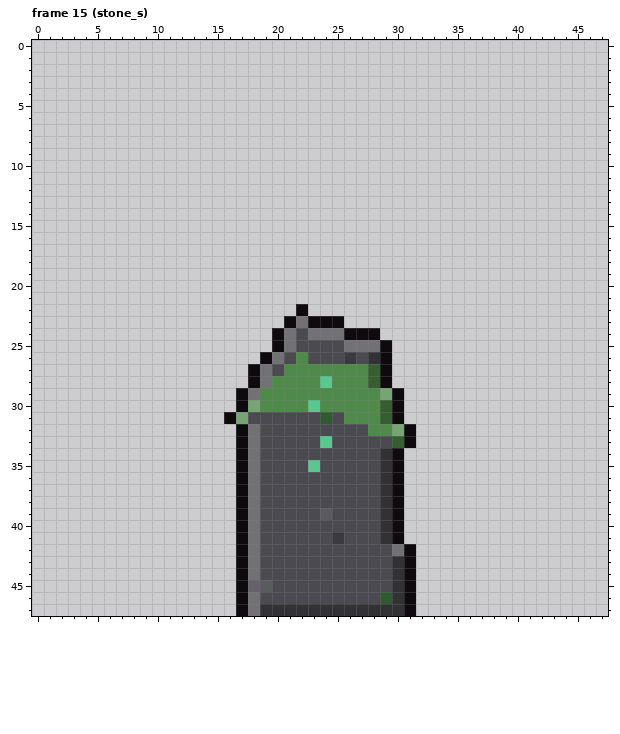
One commit to this pixel-art file: art/xsa_tv.aseprite. Above, as it was before the edit.
48x48 pixels, 22 frames. Pixels under 10% opacity are left out. Colours within 5 levels of each other are drawn and written as one. Shown: frame 15 (stone_s). The commit also changed other frames, which this record leaves out.
Once edited:
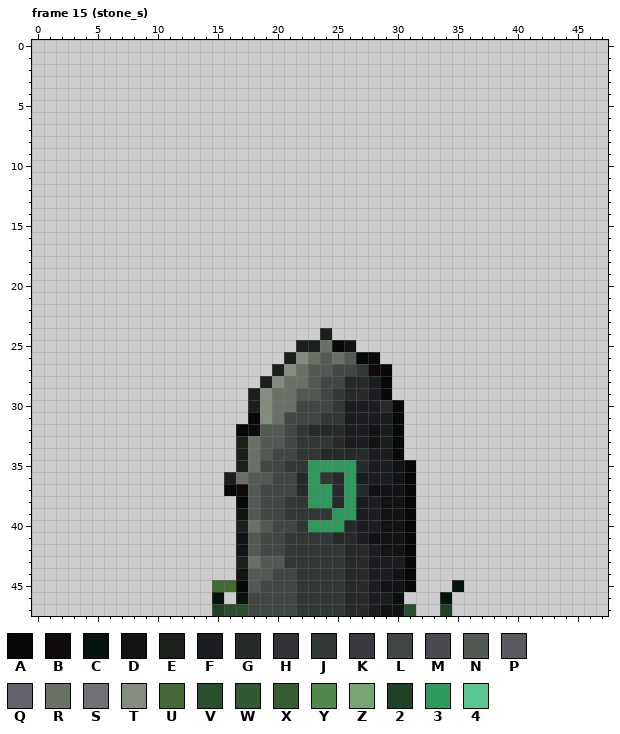
Palette (. is transparent): A #070a09  B #0e0a0e  C #08130d  D #111315  E #1c201a  F #1b1e21  G #262b29  H #323236  J #323835  K #3a3a40  L #414843  M #4a4a50  N #535a53  P #5a5a60  Q #65626c  R #6a7268  S #727276  T #858d80  U #466a37  V #294f2e  W #2f5a32  X #365e32  Y #4f8a4a  Z #76a472  2 #1f4128  3 #2f9a5e  4 #58c890
Change:
Changed rows in their new state; - is an unchanged pixel.
Frame 15 (stone_s):
first column x 15:
22 -------.-------------
23 ------.....----------
24 -----....E....-------
25 -----..EERAD...------
26 ----..ETRNRNAA.------
27 ---..ETRNNLLJBA------
28 ---.ETRRNLLGGFA------
29 --.ETRRNNLJGGFA.-----
30 --.ETRRLLLJFFFGA-----
31 -..ATRLLLJJFFFFA-----
32 --ABNNLJGGGFFDFA.----
33 --ERNNLJJJGFFDFA.----
34 --ERNLLJJGGGGFFA-----
35 --ERLLJJ3333GFFDA----
36 -ERNNLLG3JG3FFFDA----
37 -A-NLLLG33G3GDDDA----
38 --ANLLJJ33G3FFDDA----
39 --DNLLJJJJ33FFDDA----
40 --ERNLLJ333GFFDDA----
41 --DNLLJJJJGGFDDDA----
42 --DNLLJJJJJGGFDDA----
43 --ERNNJJJJJGGFFFA----
44 --DNNLLJJJJGGFFDA----
45 UUANLLLJJJJGGFDDA---C
46 C-CLLLLJJJJGGFFC.--C-
47 2VVLLLLJJJJGGFDDV--2-
Changed places in both pictures, as pixel boxes (x1, y1, x2, y2):
changed: (212, 304, 464, 616)
